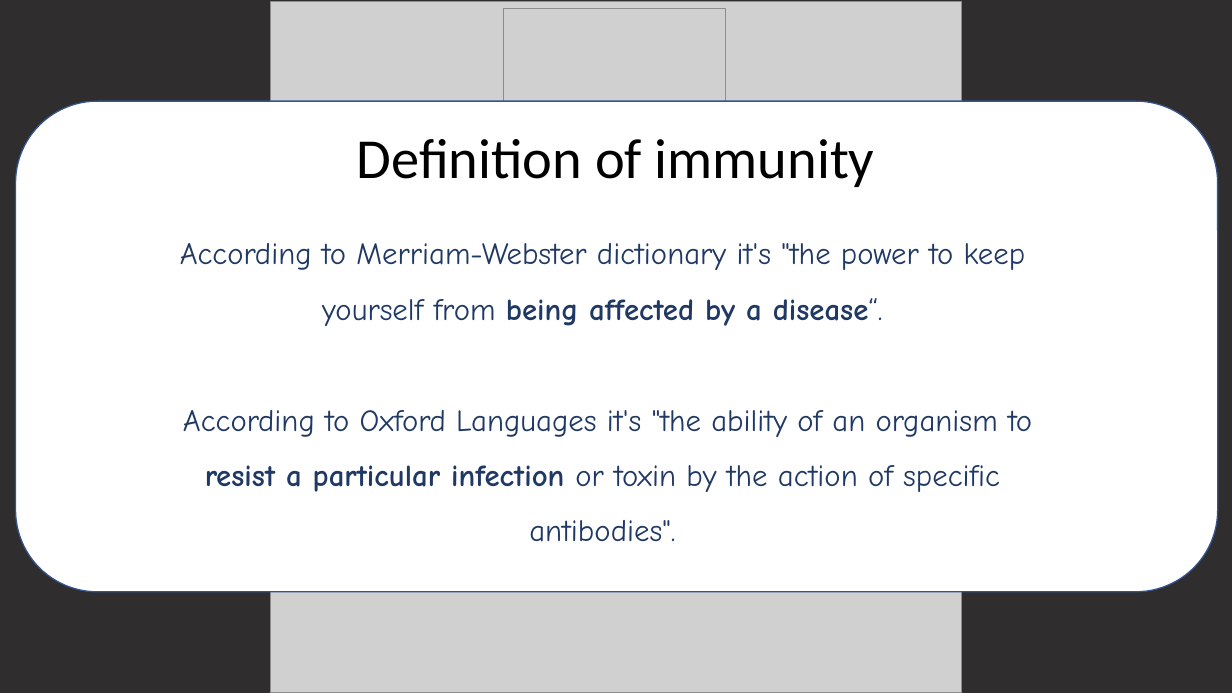
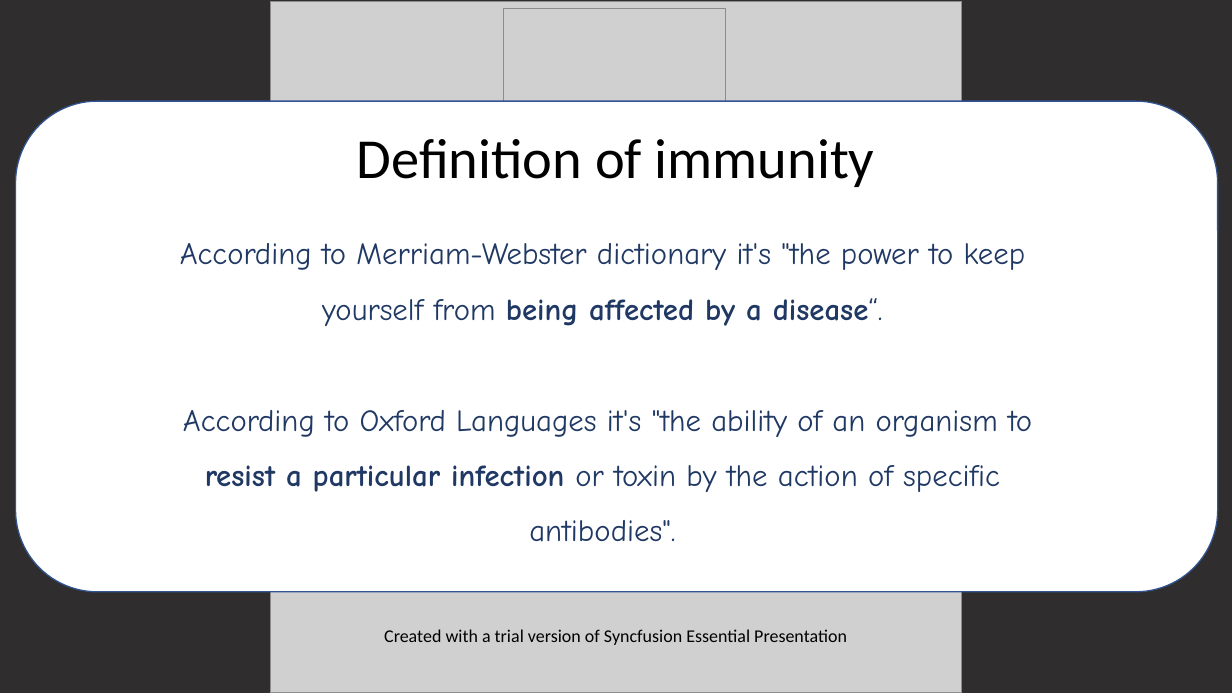
Before and after one commit to TheoKand/FactCheckThisBitch, a slide deck: slide 3 of FactCheckThisBitch.Admin.Windows/data/template.pptx. Drawn at 1232x693 pixels with LibreOffice and Linux fonts; fonts in the diff are those of the drawing; grey boxes stand for pictures. Boxes give left, top, right and bottom in pixels: in the first picture for what was removed or moved away, otherwise in the second. Text is boxed around its words. In the diff, an @@ line names an element or a change of style, - is before the commit and + after.

```diff
--- a/FactCheckThisBitch.Admin.Windows/data/template.pptx
+++ b/FactCheckThisBitch.Admin.Windows/data/template.pptx
@@ text added at (x1=384, y1=629, x2=847, y2=645), 14 pt, text #000000 @@
+Created with a trial version of Syncfusion Essential Presentation
```
Also in this commit, not shown: 9 slides added, 1 slide removed, 31 other files.
